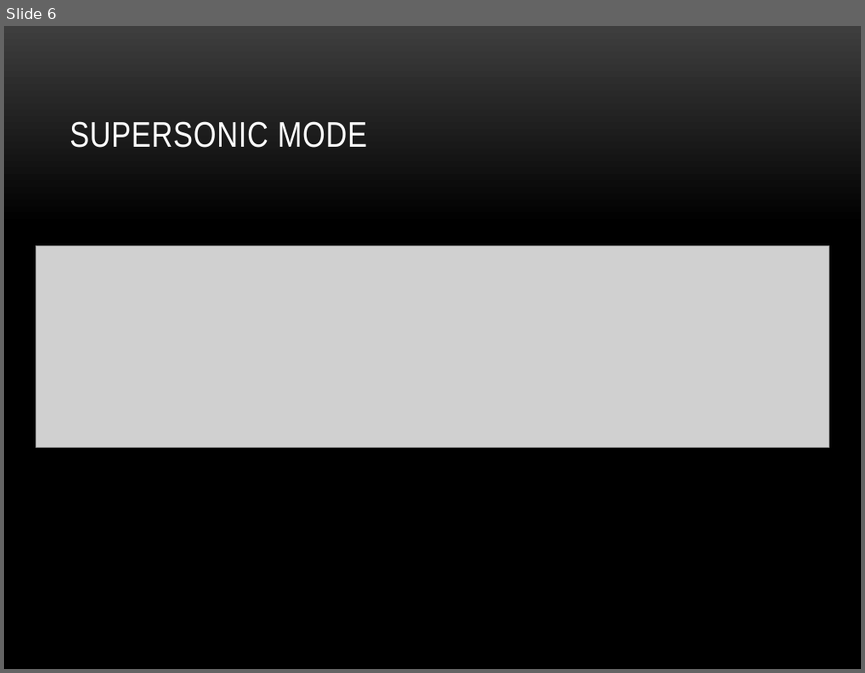
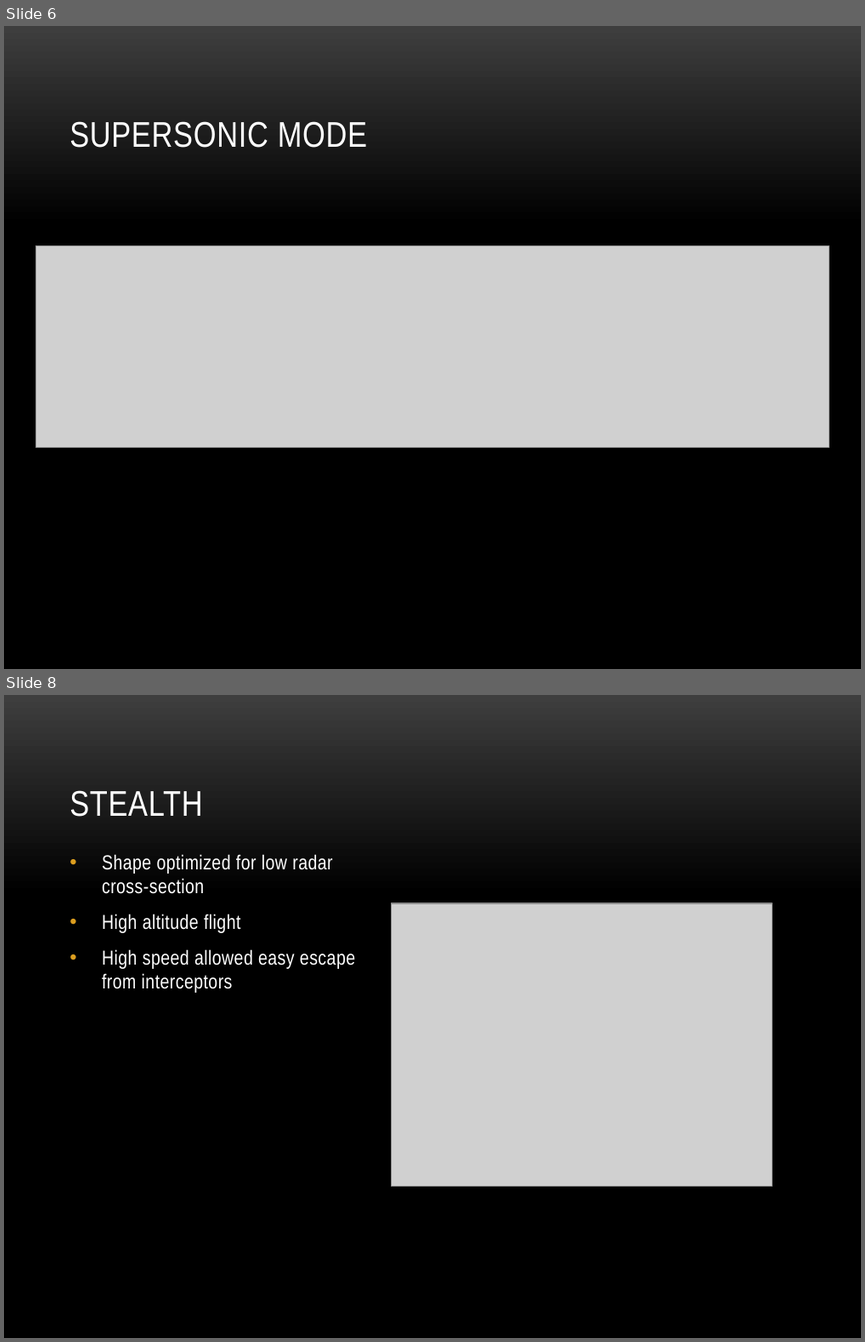
Before and after one commit to nakulj/writ-340, a slide deck: Illumin/presentation.pptx. Shown one above the other, each under a label of ours: slide 6 before the commit, slides 6 and 8 after it; the slides between them are not shown. The pictures are 865x673 and 865x1342 pixels, drawn with LibreOffice and Linux fonts; fonts in the diff are those of the drawing; grey boxes stand for pictures; background and template pictures are left out. Boxes give left, top, right and bottom in pixels: in the first picture for what was removed or moved away, otherwise in the second. Text is boxed around its words. In the diff, an @@ line names an element or a change of style, - is before the commit and + after.

```diff
--- a/Illumin/presentation.pptx
+++ b/Illumin/presentation.pptx
@@ slide 8 added at box(4, 695, 861, 1338), background picture (left out) @@
@@ title added at box(69, 790, 202, 817), 30 pt, text #FFFFFF @@
+STEALTH
@@ text added at box(102, 854, 355, 993), 17 pt, text #FFFFFF @@
+• Shape optimized for low radar cross-section
+• High altitude flight
+• High speed allowed easy escape from interceptors
@@ picture added at box(392, 903, 772, 1186) @@
```
Also in this commit, not shown: 4 slides changed, 1 other slide added.
